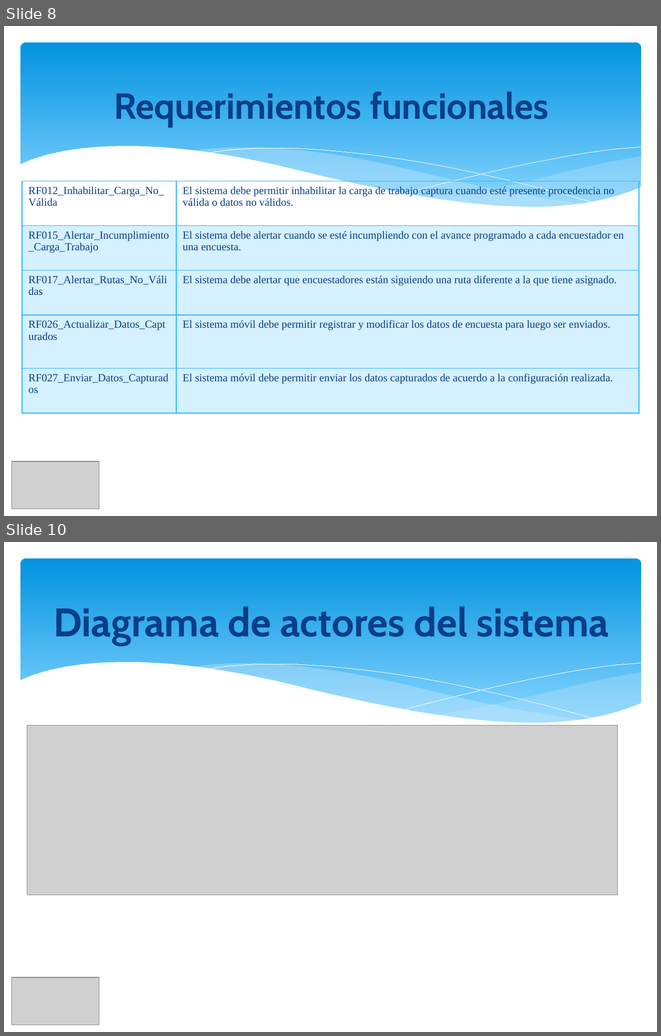
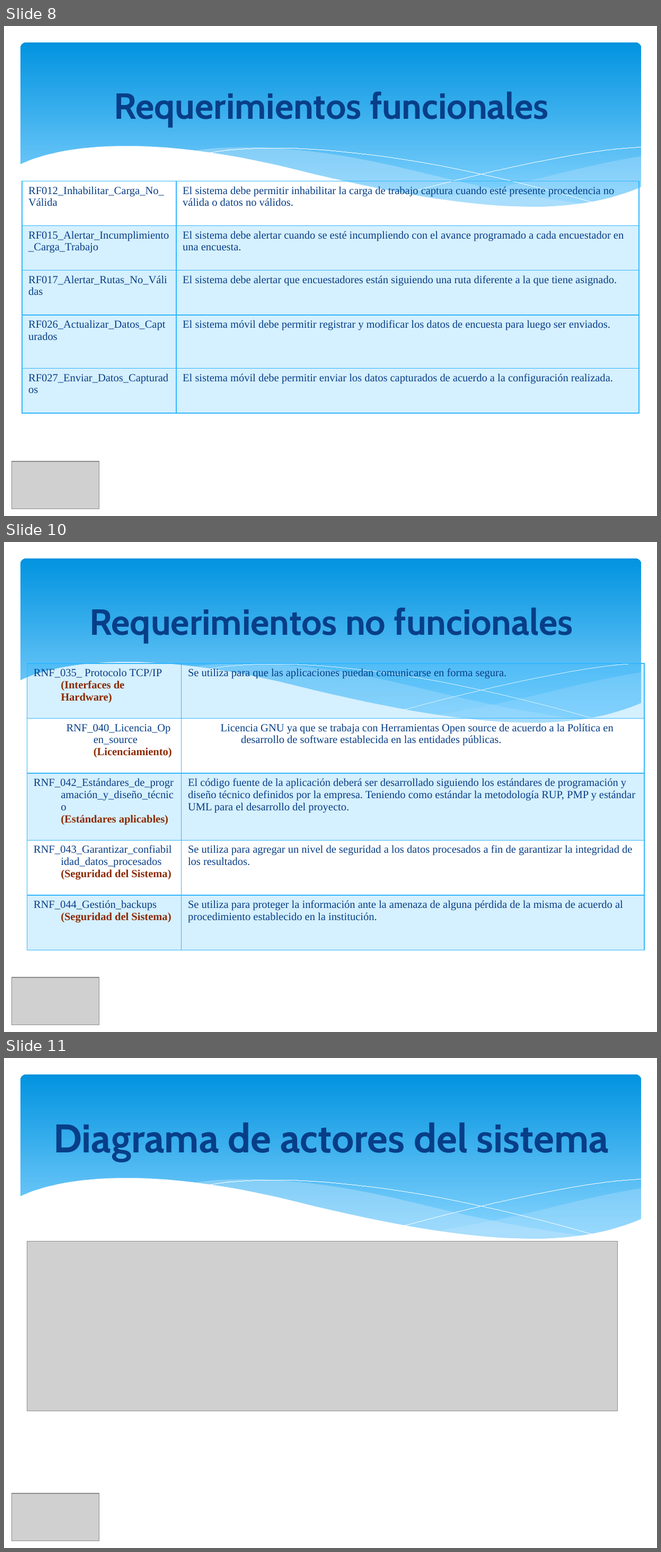
Before and after one commit to orlysemperfi/my-project-pi, a slide deck: PRESENTACION03-P2/PARCIAL/PPT PI2 PARCIAL.pptx. Shown one above the other, each under a label of ours: slides 8 and 10 before the commit, slides 8, 10 and 11 after it; the slides between them are not shown. The pictures are 661x1036 and 661x1552 pixels, drawn with LibreOffice and Linux fonts; fonts in the diff are those of the drawing; grey boxes stand for pictures. Boxes give left, top, right and bottom in pixels: in the first picture for what was removed or moved away, otherwise in the second. Text is boxed around its words. In the diff, an @@ line names an element or a change of style, - is before the commit and + after.

```diff
--- a/PRESENTACION03-P2/PARCIAL/PPT PI2 PARCIAL.pptx
+++ b/PRESENTACION03-P2/PARCIAL/PPT PI2 PARCIAL.pptx
@@ slide 10 added at [4, 542, 657, 1032], background #FFFFFF; not listed: 6 template elements that a slide beside it also shows @@
@@ title added at [89, 608, 573, 643], 40 pt, text #073E87, bold @@
+Requerimientos no funcionales
@@ table added at [27, 663, 644, 970], 5 rows, 2 columns @@
+RNF_035_ Protocolo TCP/IP (Interfaces de Hardware) | Se utiliza para que las aplicaciones puedan comunicarse en forma segura.
+RNF_040_Licencia_Open_source (Licenciamiento) | Licencia GNU ya que se trabaja con Herramientas Open source de acuerdo a la Política en desarrollo de software establecida en las entidades públicas.
+RNF_042_Estándares_de_programación_y_diseño_técnico (Estándares aplicables) | El código fuente de la aplicación deberá ser desarrollado siguiendo los estándares de programación y diseño técnico definidos por la empresa. Teniendo como estándar la metodología RUP, PMP y estándar UML para el desarrollo del proyecto.
+RNF_043_Garantizar_confiabilidad_datos_procesados (Seguridad del Sistema) | Se utiliza para agregar un nivel de seguridad a los datos procesados a fin de garantizar la integridad de los resultados.
+RNF_044_Gestión_backups (Seguridad del Sistema) | Se utiliza para proteger la información ante la amenaza de alguna pérdida de la misma de acuerdo al procedimiento establecido en la institución.
@@ picture added at [12, 977, 99, 1024] @@
@@ what was slide 10 is now slide 11 @@
```
Also in this commit, not shown: 1 slide changed, 1 other slide added, 1 slide removed.
